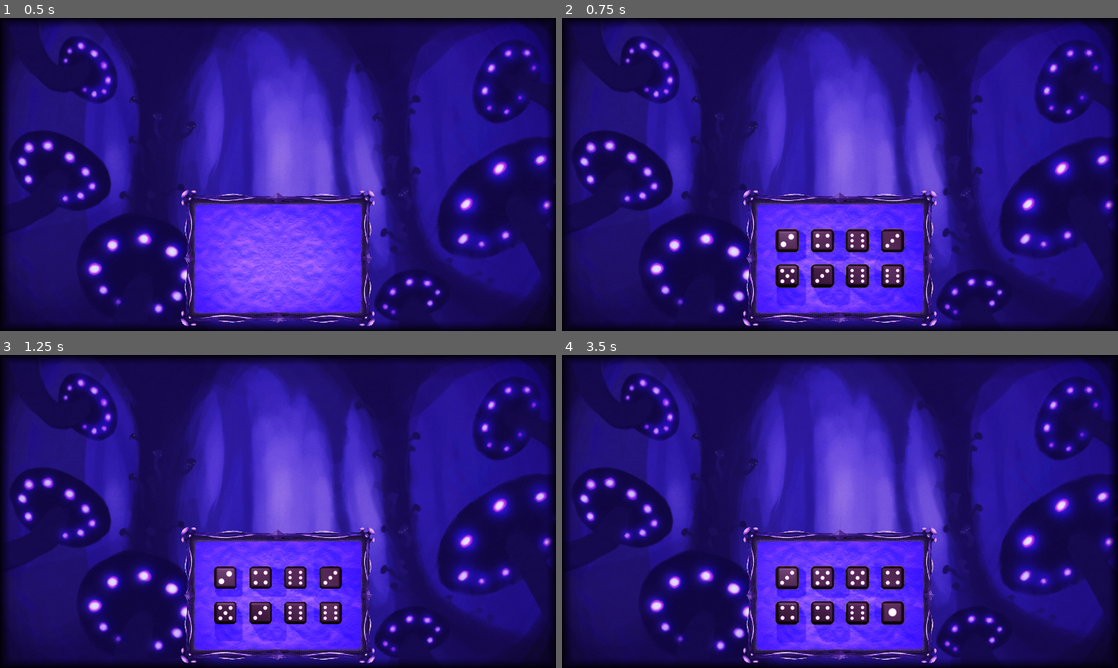
Above: before the commit, frames 1-4 (two rows, left to right).
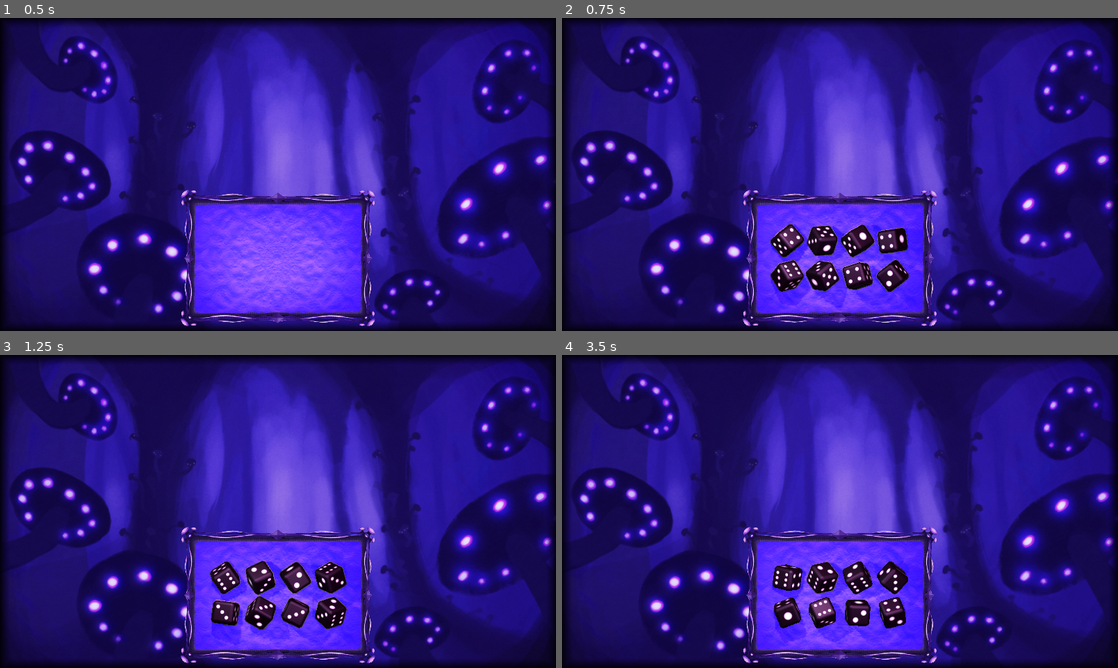
Above: after the commit, the same moments.

Repository: Rubj/dice
Game: Godot game, scene res://Game.tscn
The game is run twice, just before and just after one commit, with the same random seed, the same clock (stepped at 60 frames per second) and the same inputs.
Inputs (mouse positions are in pixels of both pictures, inside the frame that each line leads up to):
- Up to frame 1 (0.5 s): no input
- Up to frame 2 (0.75 s): tap Enter (enter) at 0.5 s; move the mouse to (962, 158) at 0.52 s; click (962, 158) at 0.6 s
- Up to frame 3 (1.25 s): tap Enter (enter) at 0.8 s
- Up to frame 4 (3.5 s): move the mouse to (728, 527) at 1.27 s; tap Enter (enter) at 1.35, 2.3, 2.85 s; click (728, 527) at 1.55 s; move the mouse to (895, 442) at 2.02 s; click (895, 442) at 2.1 s; tap Space at 2.75 s; move the mouse to (812, 574) at 2.77 s; click (812, 574) at 3.05 s

Frame 1 is identical in both runs. In frame 2, 2.7% of the frame differs, in the area x 37-63%, y 65-93%; in frame 3, 2.6%; in frame 4, 2.7%, in the area x 37-63%, y 66-92%.

Commit message:
spin dice

Diff:
--- a/classes/Combo.gd
+++ b/classes/Combo.gd
@@ -13,6 +13,7 @@
 	#if (method.is_null()):
 	#	print("COMBO" + name + "DOES NOT HAVE A METHOD TO CALCULATE!");
 	#	return;
-	if method.call(valueCounts):
+	var r = method.call(valueCounts);
+	if typeof(r) == TYPE_BOOL && r:
 		return name + ":" + str(points);
 	return "";
--- a/node_2d.gd
+++ b/node_2d.gd
@@ -1,7 +1,7 @@
 extends Node3D
 
 var state_just_changed: bool = true;
-enum St {NoInput,Veereta,YourTurn,EnemyTurn,Pood,Vali, Test};
+enum St {NoInput,Veereta, SpinDice, YourTurn,EnemyTurn,Pood,Vali, Test};
 var state: St = St.Veereta;
 var myDice: Array[Taring] = []; #todo replace with var diceInHand: Array[Taring];
 var taringud: Array[MeshInstance3D] = [];#taringud laual todo ilusam godot ref
@@ -9,6 +9,11 @@
 var combos: Array[Combo] = []
 var battleScene: Node3D;
 @onready var D6: PackedScene = preload("res://scenes/d6.tscn");
+
+
+#for dice spinning
+var maxSpintime: float = 0.7; #sec?
+var spinTimer: float = 0.0;
 
 #todo move all these combo methods to somewhere else
 func countValues(values: Array) -> Dictionary:
@@ -31,13 +36,15 @@
 			last_in_order = v;
 			count += 1;
 	return count == mitu;
-func stairwayToHeaven(valueCounts: Dictionary): #should return (extra or all?) points instead of bool?
+func stairwayToHeaven(valueCounts: Dictionary) -> int: #should return (extra or all?) points instead of bool?
 	var keys = valueCounts.keys(); #todo need to sort these by values, not keys
-	var first: int;
-	#print("aaa ",keys);
-	return false;
+	keys.sort_custom(func(a, b): return valueCounts[a] > valueCounts[b]);
+	var firstIndxTocountFromFirst: Dictionary = {0: 0};
+	print(valueCounts);
+	print("aaa TODO",keys);
 	#for c in valueCounts.keys():
 		#if valueCounts[c]
+	return -1;
 
 #func remove_duplicates(arr: Array) -> Array:
 #	var dict := {}
@@ -64,7 +71,7 @@
 		Combo.new("Full House", 180, func(valueCounts: Dictionary): return valueCounts.values().any(func(c): return c == 2) && valueCounts.values().any(func(c): return c == 3)),
 		Combo.new("Three Pairs", 200, func(valueCounts: Dictionary): return valueCounts.values().find(func(c): return c == 2, 2)),
 		Combo.new("Two Triplets", 250, func(valueCounts: Dictionary): return valueCounts.values().find(func(c): return c == 3, 1)),
-		Combo.new("Stairway to Heaven", 200, stairwayToHeaven) #TODO NOT IMPLEMENTED. +lisapunkte veel kui samade väärtuste grupid kasvavad 1 võrra
+		Combo.new("Stairway to Heaven", 200, stairwayToHeaven) #+50 lisapunkte veel kui samade väärtuste grupid kasvavad 1 võrra või eraldi combo selle jaoks?
 	];
 	battleScene = get_node("Battle");
 
@@ -73,7 +80,7 @@
 	battleScene.remove_child(taringD6);
 
 # Called every frame. 'delta' is the elapsed time since the previous frame.
-func _process(_delta):
+func _process(delta):
 	if state in [St.NoInput]:
 		pass
 
@@ -84,12 +91,16 @@
 			state_just_changed = false;
 		stateVeeretaTick(Input.is_action_just_released("click"), viskeid);
 	elif state == St.Vali:
-		if (state_just_changed): state_just_changed = false; #todo state change handler
+		if (state_just_changed):
+			state_just_changed = false; #todo state change handler
+			veeretaTaringuid();
 		if (Input.is_action_just_released("enter")):
 			endTurn();
 		elif (Input.is_action_just_pressed("click") && battleScene.mouseOnDiceIndex > -1): #&& mouse coordinates
 			var a = battleScene.get_node("D6"+str(battleScene.mouseOnDiceIndex));
 			a.toggleSelected(); #pooleli todo
+	elif state == St.SpinDice:
+		spinStateTick(state_just_changed, delta);
 	elif state == St.Pood:
 		statePoodTick(state_just_changed);
 
@@ -104,15 +115,10 @@
 
 func veereta():
 	viskeid -= 1;
-	#todo play animation
-	veeretaTaringuid();
-
-func veeretaTaringuid():
+	#todo move to initialize dice in hand and refactor positioning
 	var left_side: float = -0.9;
 	for i in range(myDice.size()):
-		var d = myDice[i];
-		d.roll();
-		if (taringud.size() < (i + 1)): #todo move to initialize dice in hand and refactor positioning
+		if (taringud.size() < (i + 1)):
 			var t: MeshInstance3D = D6.instantiate();
 			t.name = "D6"+str(i);
 			t.my_index = i;
@@ -123,11 +129,19 @@
 			else:
 				t.position = Vector3(left_side + (i*0.6), 0, -0.3);
 			taringud.push_back(t);
-		var t2 = taringud[i];
-		t2 = battleScene.get_node("D6"+str(i));
-		t2.setSelected(true);
+	#todo play animation instead of spin?
+	state = St.SpinDice;
+	state_just_changed = true;
+
+func veeretaTaringuid():
+	for i in range(myDice.size()):
+		var d = myDice[i];
+		d.roll();
+		#var t2 = taringud[i];
+		var t2: MeshInstance3D = battleScene.get_node("D6"+str(i));
+		t2.set_rotation_degrees(Vector3(0,0,0));
+		#t2.setSelected(true);
 		turnD6(d.current_side, t2);
-	state = St.Vali
 	print("veeretasid: " + str(myDice.map(func(d): return d.current_side)) + " || kui täringud valitud siis vajuta enter. viskeid jäänud: " + str(viskeid));
 
 func turnD6(v: int, t: MeshInstance3D): #todo move to D6 render logic
@@ -155,18 +169,19 @@
 	battleEnd();
 
 func calculateCombos(diceValues: Array):
-	print("valisid: " + str(diceValues) + " || click et uuesti veeretada");
+	print("valisid:    " + str(diceValues) + " || click et uuesti veeretada");
 
 	var counts: Dictionary = countValues(diceValues);
 	var gotCombos: Array = [];
 	for c in combos:
-		var ccc = c.calculate(counts);
-		if ccc != "": gotCombos.push_back(ccc);
+		var res = c.calculate(counts);
+		if res != "": gotCombos.push_back(res);
 	print("valikus sisalduvad combod: " + str(gotCombos));
 	pass #todo
 
 #func battleInit
 func battleEnd(): #battleInstance: PackedScene to remove
+	state = St.NoInput;
 	state_just_changed = true;
 	battleScene.set_visible(false);
 	viskeid = 5; #todo oooo
@@ -181,3 +196,36 @@
 		add_child(text); #todo load
 		print("astusid poodi!");
 	pass
+
+func spinStateTick(enter: bool, delta):
+	if enter:
+		state_just_changed = false;
+		spinTimer = 0.0
+	if spinTimer > maxSpintime:
+		state = St.Vali;
+		state_just_changed = true;
+	var suund = 0;
+	spinTimer += delta;
+	for i in range(taringud.size()):
+		var target = taringud[i];
+		if suund == 1: #left
+			target.rotate_z(+PI/4-randi_range(0, 10)); #todo make these values more sane, value should be close to 0
+		if suund == 0: #right
+			target.rotate_z(-PI/4-randi_range(0, 10));
+		if suund == 2: #top
+			target.rotate_x(-PI/4-randi_range(0, 10));
+		if suund == 3: #bottom
+			target.rotate_x(+PI/4-randi_range(0, 10));
+		if suund == 0: #forward
+			target.rotate_y(-PI/4-randi_range(0, 10));
+		if suund == 5: #back
+			target.rotate_y(+PI/4-randi_range(0, 10));
+
+		var toTarget = target.rotation - rotation;
+		if toTarget != Vector3.ZERO: #TODO ALL THIS IS A PLACEHOLDER
+			var q  = Quaternion(transform.basis);
+			var tq = Quaternion(target.basis); #target.basis.get_rotation_quaternion(); and .orthonormalized() #todo why is this rotating the background???
+			# Interpolate using spherical-linear interpolation (SLERP).
+			transform.basis = Basis(q.slerp(tq, 0.05));		# find halfway point between q and tq and apply back
+		else:
+			target.rotation = rotation;
--- a/scenes/battle.tscn
+++ b/scenes/battle.tscn
@@ -9,8 +9,6 @@
 [ext_resource type="ArrayMesh" uid="uid://bdua2e0pyt2cv" path="res://art/dice/d20/d20 katse.obj" id="7_pqqv7"]
 [ext_resource type="Texture2D" uid="uid://1f8kegvijykh" path="res://art/dice/d20/d20 katse texture.png" id="8_p6ech"]
 [ext_resource type="PackedScene" uid="uid://dvg1qy47ch4f2" path="res://scenes/backgrounds.tscn" id="9_dycxt"]
-[ext_resource type="ArrayMesh" uid="uid://c6r5nobiktvy0" path="res://art/dice/d4/d4 basic white.obj" id="10_q487b"]
-[ext_resource type="Texture2D" uid="uid://xmfue1y8epen" path="res://art/dice/d4/d4basicwhite.jpg" id="11_pbjpl"]
 
 [sub_resource type="ProceduralSkyMaterial" id="ProceduralSkyMaterial_87a7c"]
 sky_horizon_color = Color(0.64625, 0.65575, 0.67075, 1)
@@ -33,10 +31,6 @@
 [sub_resource type="StandardMaterial3D" id="StandardMaterial3D_bjs6m"]
 diffuse_mode = 3
 albedo_texture = ExtResource("8_p6ech")
-roughness = 0.5
-
-[sub_resource type="StandardMaterial3D" id="StandardMaterial3D_bquou"]
-albedo_texture = ExtResource("11_pbjpl")
 roughness = 0.5
 
 [node name="Battle" type="Node3D"]
@@ -115,8 +109,3 @@
 size_flags_horizontal = 3
 mouse_filter = 2
 theme_override_styles/panel = ExtResource("1_wsk88")
-
-[node name="D4BasicWhite2" type="MeshInstance3D" parent="."]
-transform = Transform3D(0.19, 0, 0, 0, 0.19, 0, 0, 0, 0.19, -6.86148, 0, -0.0657697)
-mesh = ExtResource("10_q487b")
-surface_material_override/0 = SubResource("StandardMaterial3D_bquou")
Not shown: 1 places in scenes/battle.tscn that only renumber resources
